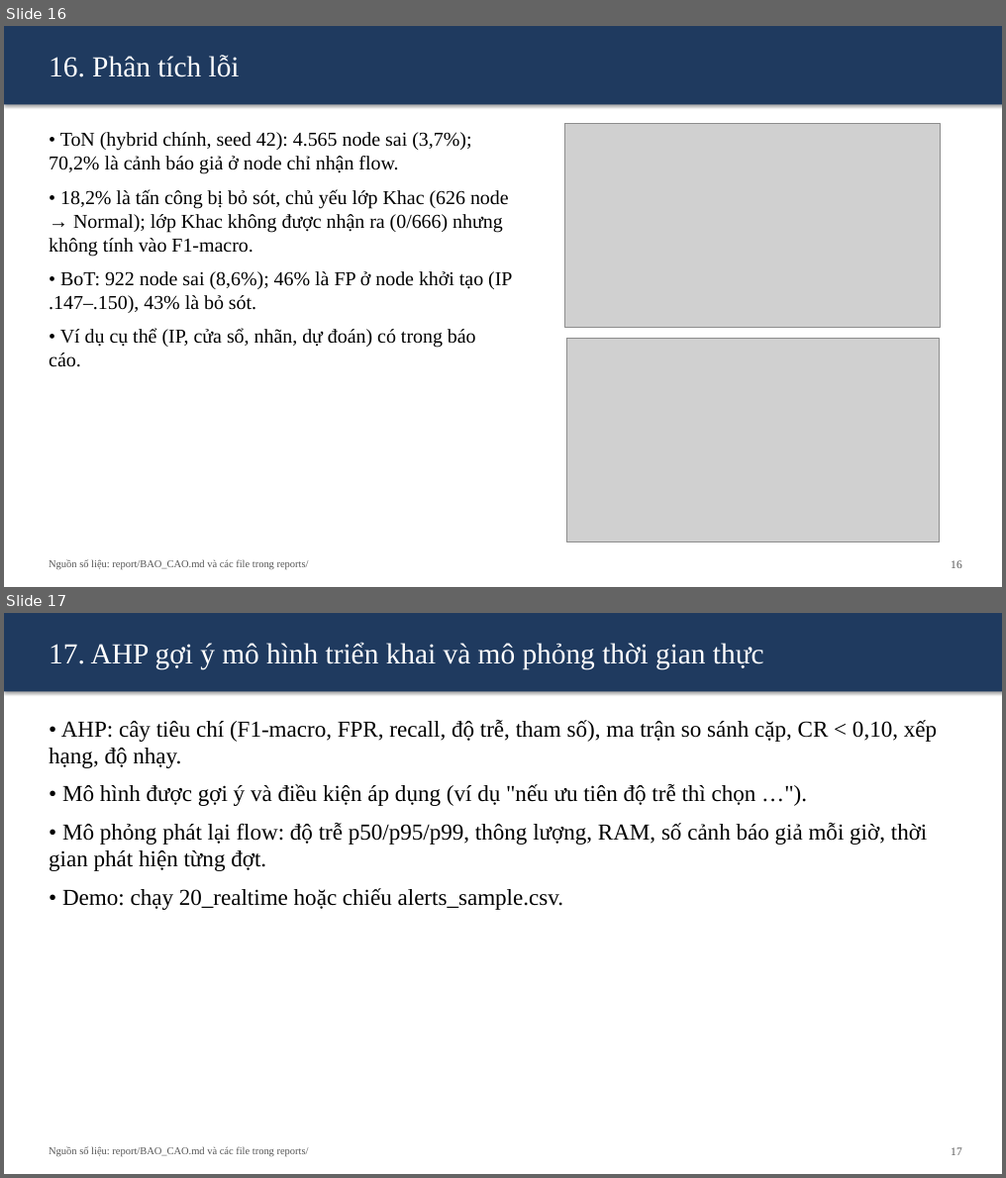
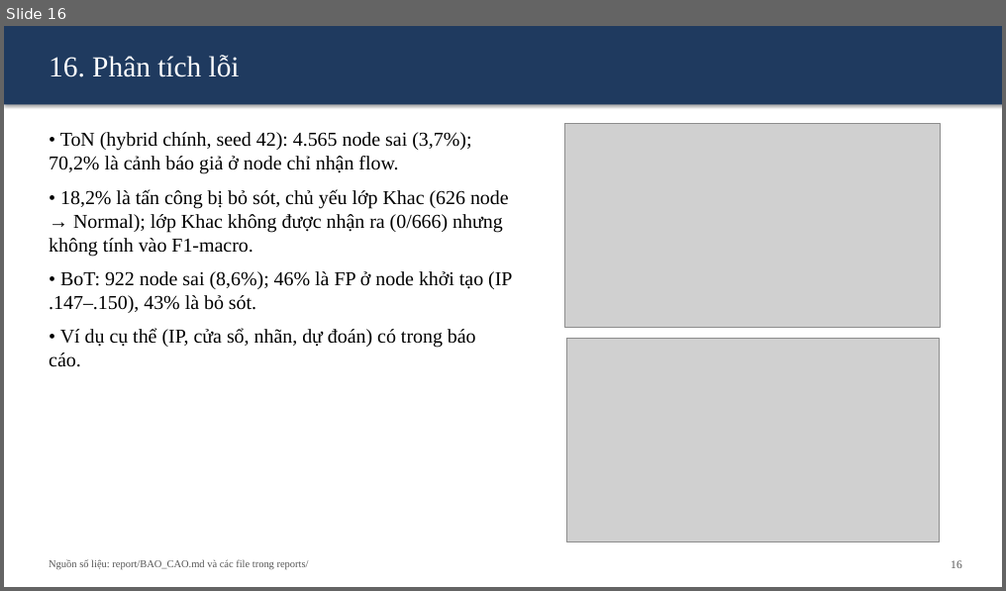
Before and after one commit to minucedev/gnn-iot-ids, a slide deck: report/SLIDE.pptx. Shown one above the other, each under a label of ours: slides 16 and 17 before the commit, slide 16 after it. The pictures are 1006x1178 and 1006x591 pixels, drawn with LibreOffice and Linux fonts; fonts in the diff are those of the drawing; grey boxes stand for pictures. Boxes give left, top, right and bottom in pixels: in the first picture for what was removed or moved away, otherwise in the second. Text is boxed around its words. In the diff, an @@ line names an element or a change of style, - is before the commit and + after.

```diff
--- a/report/SLIDE.pptx
+++ b/report/SLIDE.pptx
@@ slide 17 removed at (4,613,1002,1174), background #FFFFFF @@
@@ rectangle removed at (4,613,1002,691) @@
@@ text removed at (49,642,764,669) @@
-17. AHP gợi ý mô hình triển khai và mô phỏng thời gian thực
@@ text removed at (49,720,937,910) @@
-• AHP: cây tiêu chí (F1-macro, FPR, recall, độ trễ, tham số), ma trận so sánh cặp, CR < 0,10, xếp hạng, độ nhạy.
-• Mô hình được gợi ý và điều kiện áp dụng (ví dụ "nếu ưu tiên độ trễ thì chọn …").
-• Mô phỏng phát lại flow: độ trễ p50/p95/p99, thông lượng, RAM, số cảnh báo giả mỗi giờ, thời gian phát hiện từng đợt.
-• Demo: chạy 20_realtime hoặc chiếu alerts_sample.csv.
@@ text removed at (49,1147,309,1157) @@
-Nguồn số liệu: report/BAO_CAO.md và các file trong reports/
@@ text removed at (950,1148,962,1156) @@
-17
```
Also in this commit, not shown: 2 slides changed, 2 slides added, 10 other files.
